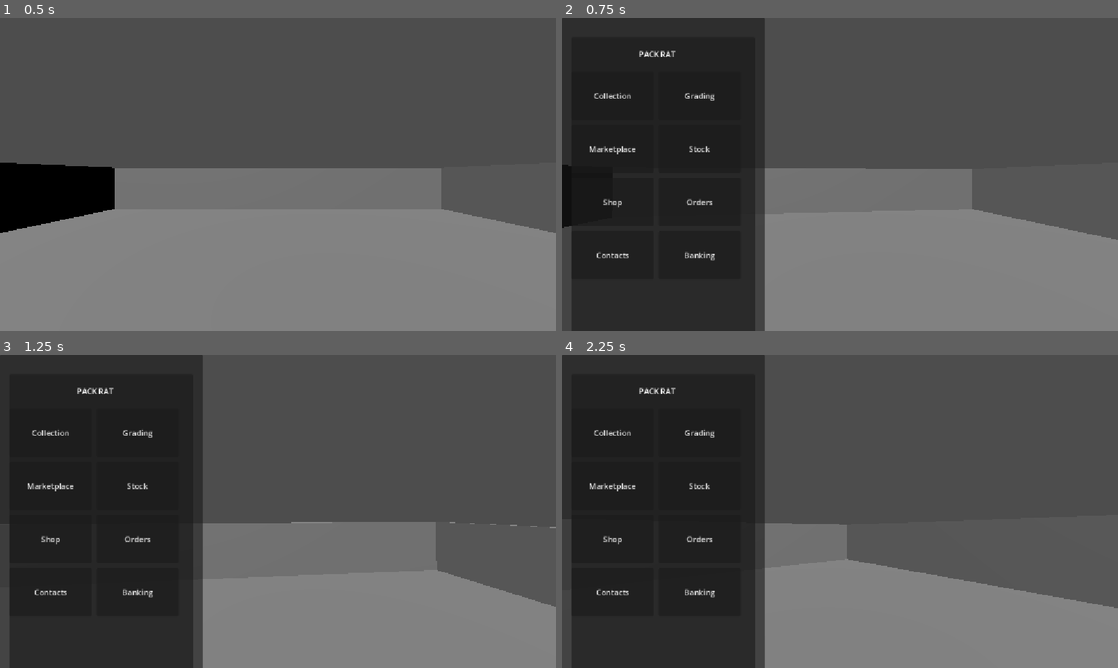
Above: before the commit, frames 1-4 (two rows, left to right).
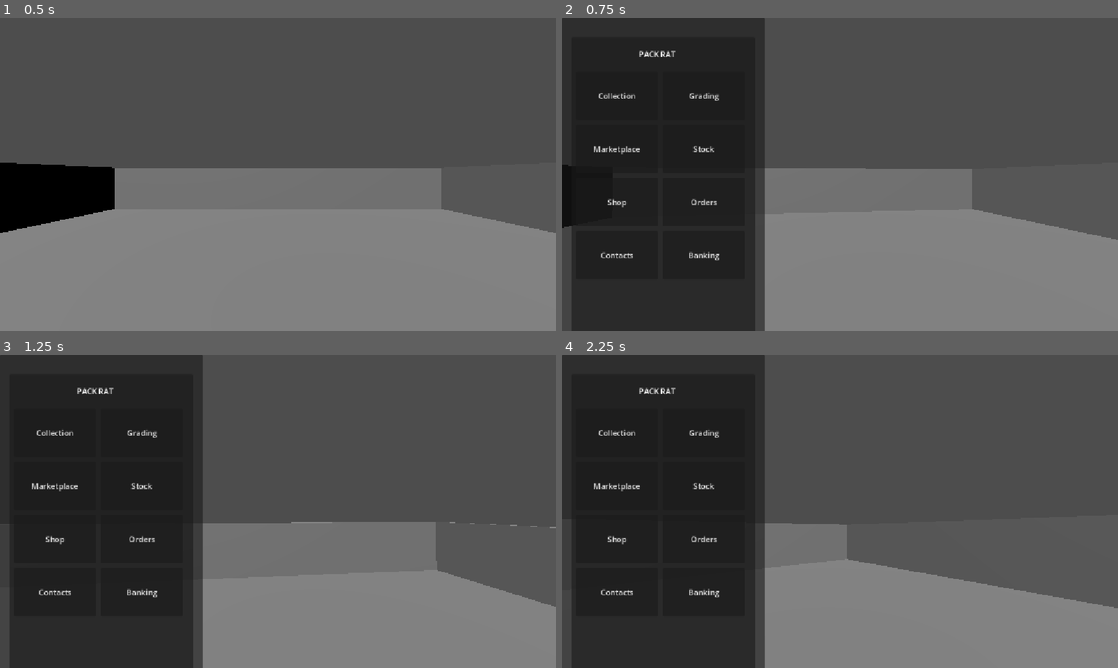
Above: after the commit, the same moments.

Repository: ray-seal/pack-rat
Game: Godot game, scene res://Scenes/Store.tscn
Two runs of this game, one before a commit and one after it. Both use one fixed random seed, a clock stepped at 60 frames per second and the inputs below. The project has no main scene, so this scene is started directly.
Inputs (mouse positions are in pixels of both pictures, inside the frame that each line leads up to):
- Up to frame 1 (0.5 s): no input
- Up to frame 2 (0.75 s): tap Enter at 0.5 s; move the mouse to (867, 174) at 0.52 s; hold W from 0.53 s (still down); tap E at 0.6 s
- Up to frame 3 (1.25 s): keep holding W; tap Space at 0.77 s
- Up to frame 4 (2.25 s): move the mouse to (728, 527) at 1.27 s; release W at 1.28 s; hold S 1.28-2.03 s; tap E at 1.35, 2.1 s; tap Space at 1.52 s; move the mouse to (851, 505) at 2.02 s; hold W from 2.03 s (still down)

Frame 1 is identical in both runs. In frame 2, 0.6% of the frame differs, in the area x 5-29%, y 24-78%; in frame 3, 0.6%; in frame 4, 0.6%.

Commit message:
Built storephone

Diff:
--- a/Scenes/ShopPhone.tscn
+++ b/Scenes/ShopPhone.tscn
@@ -41,6 +41,7 @@
 anchors_preset = 15
 anchor_right = 1.0
 anchor_bottom = 1.0
+offset_left = 9.0
 offset_top = 71.0
 offset_bottom = -4.0
 grow_horizontal = 2
